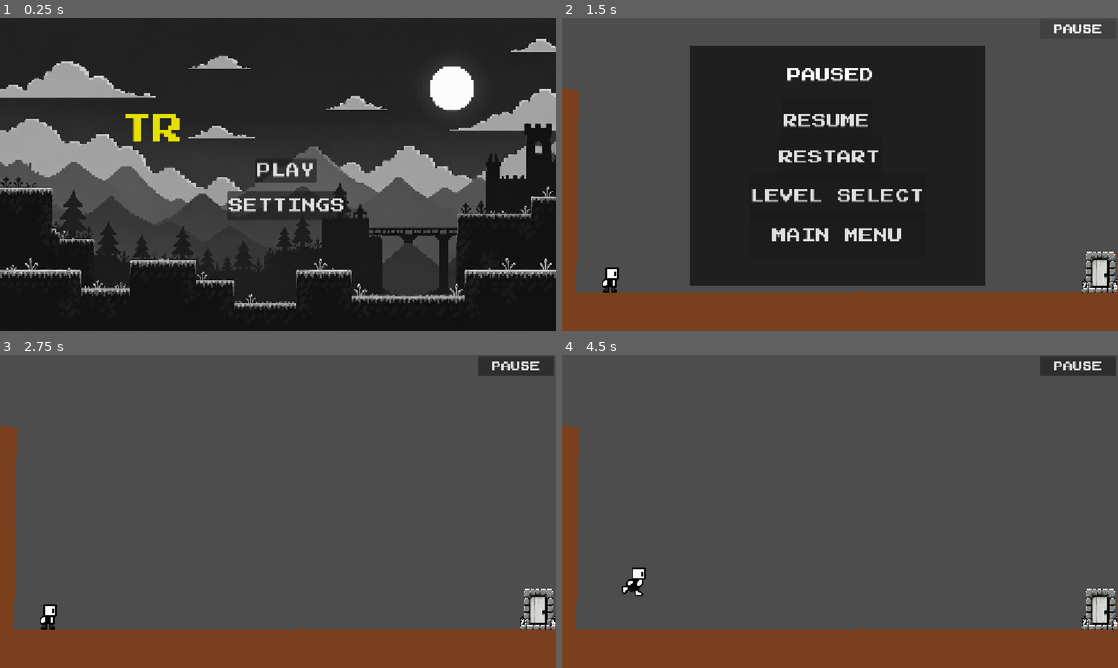
Above: before the commit, frames 1-4 (two rows, left to right).
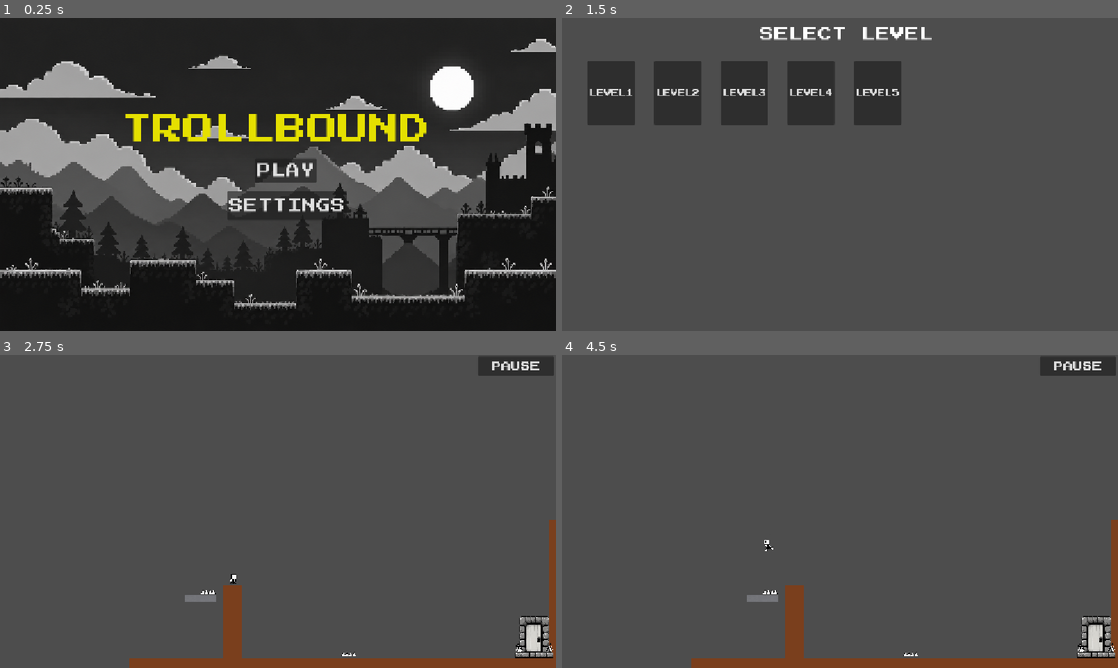
Above: after the commit, the same moments.

Repository: akshaykpillai369-max/trollbound
Game: Godot game, scene res://scenes/main_menu.tscn
The game is run twice, just before and just after one commit, with the same random seed, the same clock (stepped at 60 frames per second) and the same inputs.
Inputs (mouse positions are in pixels of both pictures, inside the frame that each line leads up to):
- Up to frame 1 (0.25 s): no input
- Up to frame 2 (1.5 s): click "PLAY" at 0.5 s; click (1079, 30) at 1.25 s, where only the run before the commit has a clickable "PAUSE"
- Up to frame 3 (2.75 s): click (266, 458) at 2 s, where only the run before the commit has a clickable "RESUME"
- Up to frame 4 (4.5 s): click "PAUSE" at 2.75 s; click "RESUME" at 3.5 s; tap Enter (ui_accept) at 4.25, 4.35 s; move the mouse to (962, 495) at 4.27 s; hold Right (ui_right) from 4.28 s (still down); click (962, 495) at 4.42 s

The runs differ from the first frame. In frame 1, 2.1% of the frame differs, in the area x 32-77%, y 30-40%; in frame 2, 54%, in the area x 0-100%, y 2-100%; in frame 3, 13%; in frame 4, 13%.
Error before the commit: Invalid access to property or key 'level_music_enabled' on a base object of type 'Nil'. (res://scripts/level_1.gd:6)
Error after the commit: Invalid call. Nonexistent function 'load_progress' in base 'Nil'. (res://scripts/main_menu.gd:11)

Commit message:
added level 5 and some fixes

Diff:
--- /dev/null
+++ b/levels/level5.tscn
@@ -0,0 +1,131 @@
+[gd_scene format=3 uid="uid://1qheevvqfvg"]
+
+[ext_resource type="Script" uid="uid://ddmotjrm78dbx" path="res://scripts/level_5.gd" id="1_s216a"]
+[ext_resource type="PackedScene" uid="uid://b8cuttrr7owoe" path="res://scenes/ground.tscn" id="2_hydfx"]
+[ext_resource type="PackedScene" uid="uid://c32sv2neaa3e4" path="res://scenes/player.tscn" id="3_s216a"]
+[ext_resource type="PackedScene" uid="uid://b1lcd3casttwu" path="res://scenes/spike.tscn" id="4_s216a"]
+[ext_resource type="PackedScene" uid="uid://c0hegemm1vd4b" path="res://scenes/exit.tscn" id="5_bufqw"]
+[ext_resource type="PackedScene" uid="uid://gpqdputycit2" path="res://scenes/death_screen.tscn" id="6_vp6pq"]
+[ext_resource type="PackedScene" uid="uid://d24ggyj8i4k2e" path="res://scenes/winner_screen.tscn" id="7_66nwl"]
+[ext_resource type="PackedScene" uid="uid://djmbhmvqa6m5" path="res://scenes/pause_menu.tscn" id="8_t5gjd"]
+[ext_resource type="FontFile" uid="uid://dvrkigp4rd1xo" path="res://assets/fonts/PressStart2P-Regular.ttf" id="9_1oekh"]
+[ext_resource type="AudioStream" uid="uid://b6n2wnkwb30lc" path="res://assets/sounds/overworld_theme.ogg" id="10_66nwl"]
+
+[sub_resource type="RectangleShape2D" id="RectangleShape2D_unhky"]
+size = Vector2(59.50377, 86.00503)
+
+[sub_resource type="RectangleShape2D" id="RectangleShape2D_8h2m0"]
+size = Vector2(77.6116, 193.97)
+
+[sub_resource type="RectangleShape2D" id="RectangleShape2D_n7nmp"]
+size = Vector2(161, 196.5)
+
+[node name="level5" type="Node2D" unique_id=475357153]
+script = ExtResource("1_s216a")
+
+[node name="Ground" parent="." unique_id=1210730134 instance=ExtResource("2_hydfx")]
+position = Vector2(-986, -324)
+scale = Vector2(2.7, 2.7)
+
+[node name="TopGround" parent="." unique_id=1518210518 instance=ExtResource("2_hydfx")]
+position = Vector2(-1003, -1012)
+scale = Vector2(2.7, 2.7)
+
+[node name="LeftSideGround" parent="." unique_id=42118554 instance=ExtResource("2_hydfx")]
+position = Vector2(731, -810.00006)
+rotation = 1.569051
+scale = Vector2(2, 2)
+
+[node name="RightSideGround" parent="." unique_id=1518009497 instance=ExtResource("2_hydfx")]
+position = Vector2(1881.0001, -827.9999)
+rotation = 1.569051
+scale = Vector2(2, 2)
+
+[node name="Player" parent="." unique_id=694940250 instance=ExtResource("3_s216a")]
+position = Vector2(-189, 143)
+scale = Vector2(2, 2)
+
+[node name="Spike" parent="." unique_id=1951884892 instance=ExtResource("4_s216a")]
+position = Vector2(160, 602)
+
+[node name="CeilingSpike" parent="." unique_id=1708917289 instance=ExtResource("4_s216a")]
+visible = false
+position = Vector2(867.99994, 28.999998)
+rotation = -3.1398473
+scale = Vector2(2, 2)
+
+[node name="SpikeShowTrigger" type="Area2D" parent="CeilingSpike" unique_id=2004675678]
+position = Vector2(156.9064, -53.773983)
+scale = Vector2(0.50000006, 0.50000006)
+
+[node name="CollisionShape2D" type="CollisionShape2D" parent="CeilingSpike/SpikeShowTrigger" unique_id=588031748]
+position = Vector2(167.34521, -386.27502)
+scale = Vector2(1.0000012, 1.0000012)
+shape = SubResource("RectangleShape2D_unhky")
+
+[node name="SpikeShowTrigger2" type="Area2D" parent="CeilingSpike" unique_id=1480839280]
+position = Vector2(156.9064, -53.773983)
+scale = Vector2(0.50000006, 0.50000006)
+
+[node name="CollisionShape2D" type="CollisionShape2D" parent="CeilingSpike/SpikeShowTrigger2" unique_id=292018626]
+position = Vector2(196.87378, 108.68836)
+scale = Vector2(1.0000012, 1.0000012)
+shape = SubResource("RectangleShape2D_unhky")
+
+[node name="ChasingSpike" parent="." unique_id=1085917624 instance=ExtResource("4_s216a")]
+visible = false
+position = Vector2(520, 24.999998)
+rotation = -3.1398473
+scale = Vector2(2, 2)
+monitoring = false
+
+[node name="Area2D" type="Area2D" parent="." unique_id=1960175813]
+position = Vector2(210.99997, 517)
+rotation = -3.1398473
+scale = Vector2(1.0000005, 1.0000005)
+
+[node name="JumpSpeedIncreseCollision" type="CollisionShape2D" parent="Area2D" unique_id=935342321]
+position = Vector2(-30.999968, 0.0541046)
+scale = Vector2(0.9999998, 0.9999998)
+shape = SubResource("RectangleShape2D_8h2m0")
+
+[node name="Exit" parent="." unique_id=161210779 instance=ExtResource("5_bufqw")]
+position = Vector2(1182.0001, 346.99997)
+rotation = 3.1398473
+
+[node name="UI" type="CanvasLayer" parent="." unique_id=198946355]
+
+[node name="DeathScreen" parent="UI" unique_id=621254565 instance=ExtResource("6_vp6pq")]
+
+[node name="WinnerScreen" parent="UI" unique_id=162556210 instance=ExtResource("7_66nwl")]
+
+[node name="PauseMenu" parent="UI" unique_id=431796501 instance=ExtResource("8_t5gjd")]
+process_mode = 2
+visible = false
+position = Vector2(30, -7)
+
+[node name="PauseButton" type="Button" parent="UI" unique_id=1343418771]
+offset_left = 990.0
+offset_top = 3.0
+offset_right = 1148.0
+offset_bottom = 43.0
+theme_override_fonts/font = ExtResource("9_1oekh")
+theme_override_font_sizes/font_size = 20
+text = "PAUSE"
+
+[node name="DoorMoveTrigger" type="Area2D" parent="." unique_id=1659642548]
+
+[node name="CollisionShape2D" type="CollisionShape2D" parent="DoorMoveTrigger" unique_id=1867199498]
+position = Vector2(620.5, 94.75)
+shape = SubResource("RectangleShape2D_n7nmp")
+
+[node name="LevelMusic" type="AudioStreamPlayer2D" parent="." unique_id=1578812075]
+stream = ExtResource("10_66nwl")
+
+[connection signal="body_entered" from="CeilingSpike/SpikeShowTrigger" to="." method="_on_spike_show_trigger_body_entered"]
+[connection signal="body_entered" from="CeilingSpike/SpikeShowTrigger2" to="." method="_on_spike_show_trigger_body_entered"]
+[connection signal="body_entered" from="Area2D" to="." method="_on_area_2d_body_entered"]
+[connection signal="pressed" from="UI/PauseButton" to="." method="_on_pause_button_pressed"]
+[connection signal="body_entered" from="DoorMoveTrigger" to="." method="_on_door_move_trigger_body_entered"]
+
+[editable path="UI/WinnerScreen"]
--- a/levels/level_select.tscn
+++ b/levels/level_select.tscn
@@ -2,6 +2,7 @@
 
 [ext_resource type="FontFile" uid="uid://dvrkigp4rd1xo" path="res://assets/fonts/PressStart2P-Regular.ttf" id="1_mk87e"]
 [ext_resource type="Script" uid="uid://djy7jb30ne7e0" path="res://scripts/level_select.gd" id="1_ygvyp"]
+[ext_resource type="AudioStream" uid="uid://cf6c168f6tf5l" path="res://assets/sounds/unknown_planet.mp3" id="3_f7cvi"]
 
 [node name="LevelSelect" type="Node2D" unique_id=1038694459]
 script = ExtResource("1_ygvyp")
@@ -52,9 +53,12 @@
 layout_mode = 2
 theme_override_fonts/font = ExtResource("1_mk87e")
 theme_override_font_sizes/font_size = 15
-disabled = true
 text = "LEVEL5
 "
+
+[node name="MenuMusic" type="AudioStreamPlayer2D" parent="." unique_id=874871962]
+stream = ExtResource("3_f7cvi")
+autoplay = true
 
 [connection signal="pressed" from="LevelButtons/Level1Button" to="." method="_on_level_1_button_pressed"]
 [connection signal="pressed" from="LevelButtons/Level2Button" to="." method="_on_level_2_button_pressed"]
--- a/scenes/death_screen.tscn
+++ b/scenes/death_screen.tscn
@@ -16,10 +16,10 @@
 anchors_preset = 15
 anchor_right = 1.0
 anchor_bottom = 1.0
-offset_left = 290.0
-offset_top = 160.0
-offset_right = 852.0
-offset_bottom = 454.0
+offset_left = 295.0
+offset_top = 159.0
+offset_right = 857.0
+offset_bottom = 453.0
 grow_horizontal = 2
 grow_vertical = 2
 color = Color(0.06666667, 0.06666667, 0.06666667, 1)
@@ -27,21 +27,32 @@
 [node name="DeathMessage" type="Label" parent="." unique_id=26335141]
 layout_mode = 0
 offset_left = 438.0
-offset_top = 243.0
+offset_top = 213.0
 offset_right = 718.0
-offset_bottom = 297.0
+offset_bottom = 267.0
 theme_override_fonts/font = ExtResource("1_uyutr")
 theme_override_font_sizes/font_size = 35
 text = "YOU DIED"
 
 [node name="RetryButton" type="Button" parent="." unique_id=482727039]
 layout_mode = 0
-offset_left = 527.0
-offset_top = 312.0
-offset_right = 641.0
-offset_bottom = 373.0
+offset_left = 511.0
+offset_top = 281.0
+offset_right = 644.0
+offset_bottom = 342.0
 theme_override_fonts/font = ExtResource("1_uyutr")
 theme_override_font_sizes/font_size = 25
 text = "RETRY"
 
+[node name="MainMenuButton" type="Button" parent="." unique_id=859446864]
+layout_mode = 0
+offset_left = 432.0
+offset_top = 353.0
+offset_right = 710.0
+offset_bottom = 397.0
+theme_override_fonts/font = ExtResource("1_uyutr")
+theme_override_font_sizes/font_size = 25
+text = "MAIN MENU"
+
 [connection signal="pressed" from="RetryButton" to="." method="_on_retry_button_pressed"]
+[connection signal="pressed" from="MainMenuButton" to="." method="_on_main_menu_button_pressed"]
--- a/scenes/hovering-ground.tscn
+++ b/scenes/hovering-ground.tscn
@@ -1,15 +1,19 @@
 [gd_scene format=3 uid="uid://b6l7f3nf7lo3l"]
 
+[ext_resource type="Texture2D" uid="uid://cjyhvyc4w3rg4" path="res://assets/hovering_ground_sheet.png" id="1_8fkp2"]
+
 [sub_resource type="RectangleShape2D" id="RectangleShape2D_fu7sn"]
-size = Vector2(176, 40)
+size = Vector2(130, 60)
 
 [node name="small-ground" type="StaticBody2D" unique_id=1277270547]
 
 [node name="CollisionShape2D" type="CollisionShape2D" parent="." unique_id=835814701]
-position = Vector2(498, 329)
+position = Vector2(501, 350)
 shape = SubResource("RectangleShape2D_fu7sn")
 
 [node name="Sprite2D" type="Sprite2D" parent="." unique_id=1217801825]
-position = Vector2(504, 348)
+position = Vector2(501.59998, 349)
+scale = Vector2(0.7037737, 0.7)
+texture = ExtResource("1_8fkp2")
 region_enabled = true
-region_rect = Rect2(461.2, 124.600006, 219.60004, 106.2)
+region_rect = Rect2(461.2, 124.600006, 212.49982, 106.2)
--- /dev/null
+++ b/scenes/hoveringspike-ground.tscn
@@ -0,0 +1,18 @@
+[gd_scene format=3 uid="uid://0mws8cp2qu1i"]
+
+[ext_resource type="Texture2D" uid="uid://cjyhvyc4w3rg4" path="res://assets/hovering_ground_sheet.png" id="1_g0380"]
+
+[sub_resource type="RectangleShape2D" id="RectangleShape2D_n7nmp"]
+size = Vector2(198, 153)
+
+[node name="HoveringSpike" type="StaticBody2D" unique_id=364524241]
+
+[node name="CollisionShape2D" type="CollisionShape2D" parent="." unique_id=1685349183]
+position = Vector2(527, 283)
+shape = SubResource("RectangleShape2D_n7nmp")
+
+[node name="Sprite2D" type="Sprite2D" parent="." unique_id=1162334746]
+position = Vector2(535, 281)
+texture = ExtResource("1_g0380")
+region_enabled = true
+region_rect = Rect2(471.1998, 510.99988, 197.1, 159.30005)
--- a/scenes/pause_menu.tscn
+++ b/scenes/pause_menu.tscn
@@ -10,64 +10,53 @@
 script = ExtResource("1_myx47")
 
 [node name="PausePanel" type="Panel" parent="." unique_id=1554199510]
-offset_left = 236.0
-offset_top = 64.0
-offset_right = 846.0
-offset_bottom = 561.0
+offset_left = 266.0
+offset_top = 157.0
+offset_right = 876.0
+offset_bottom = 546.0
 theme_override_styles/panel = SubResource("StyleBoxFlat_n7nmp")
 
 [node name="PauseTitle" type="Label" parent="PausePanel" unique_id=250579310]
 layout_mode = 0
-offset_left = 201.0
-offset_top = 46.0
-offset_right = 381.0
-offset_bottom = 76.0
+offset_left = 195.0
+offset_top = 29.0
+offset_right = 375.0
+offset_bottom = 59.0
 theme_override_fonts/font = ExtResource("2_kukqi")
 theme_override_font_sizes/font_size = 30
 text = "PAUSED"
 
-[node name="ResumeButton" type="Button" parent="PausePanel" unique_id=434799809]
+[node name="ResumeButton" type="Button" parent="PausePanel" unique_id=1907598711]
 layout_mode = 0
-offset_left = 189.0
-offset_top = 110.0
-offset_right = 377.0
-offset_bottom = 202.0
+offset_left = 201.0
+offset_top = 142.0
+offset_right = 359.0
+offset_bottom = 175.0
 theme_override_fonts/font = ExtResource("2_kukqi")
-theme_override_font_sizes/font_size = 30
+theme_override_font_sizes/font_size = 25
 text = "RESUME"
 
-[node name="RestartButton2" type="Button" parent="PausePanel" unique_id=930886769]
+[node name="RestartButton" type="Button" parent="PausePanel" unique_id=1662325275]
 layout_mode = 0
-offset_left = 180.0
-offset_top = 185.0
-offset_right = 398.0
-offset_bottom = 277.0
+offset_left = 195.0
+offset_top = 203.0
+offset_right = 378.0
+offset_bottom = 236.0
 theme_override_fonts/font = ExtResource("2_kukqi")
-theme_override_font_sizes/font_size = 30
-text = "RESTART"
-
-[node name="LevelSelectButton3" type="Button" parent="PausePanel" unique_id=1204927667]
-layout_mode = 0
-offset_left = 121.0
-offset_top = 265.0
-offset_right = 489.0
-offset_bottom = 357.0
-theme_override_fonts/font = ExtResource("2_kukqi")
-theme_override_font_sizes/font_size = 30
-text = "LEVEL SELECT"
-
-[node name="MainMenuButton4" type="Button" parent="PausePanel" unique_id=696445831]
-layout_mode = 0
-offset_left = 121.0
-offset_top = 347.0
-offset_right = 489.0
-offset_bottom = 439.0
-theme_override_fonts/font = ExtResource("2_kukqi")
-theme_override_font_sizes/font_size = 30
-text = "MAIN MENU
+theme_override_font_sizes/font_size = 25
+text = "RESTART
 "
 
+[node name="MainMenuButton" type="Button" parent="PausePanel" unique_id=1121128930]
+layout_mode = 0
+offset_left = 163.0
+offset_top = 270.0
+offset_right = 396.0
+offset_bottom = 303.0
+theme_override_fonts/font = ExtResource("2_kukqi")
+theme_override_font_sizes/font_size = 25
+text = "MAIN MENU"
+
 [connection signal="pressed" from="PausePanel/ResumeButton" to="." method="_on_resume_button_pressed"]
-[connection signal="pressed" from="PausePanel/RestartButton2" to="." method="_on_restart_button_2_pressed"]
-[connection signal="pressed" from="PausePanel/LevelSelectButton3" to="." method="_on_level_select_button_3_pressed"]
-[connection signal="pressed" from="PausePanel/MainMenuButton4" to="." method="_on_main_menu_button_4_pressed"]
+[connection signal="pressed" from="PausePanel/RestartButton" to="." method="_on_restart_button_pressed"]
+[connection signal="pressed" from="PausePanel/MainMenuButton" to="." method="_on_main_menu_button_pressed"]
--- a/scenes/winner_screen.tscn
+++ b/scenes/winner_screen.tscn
@@ -4,6 +4,7 @@
 [ext_resource type="FontFile" uid="uid://dvrkigp4rd1xo" path="res://assets/fonts/PressStart2P-Regular.ttf" id="1_mm6lb"]
 
 [node name="WinnerScreen" type="Control" unique_id=162556210]
+process_mode = 2
 visible = false
 layout_mode = 3
 anchors_preset = 0
@@ -26,20 +27,32 @@
 
 [node name="WinMessage" type="Label" parent="." unique_id=562922444]
 layout_mode = 0
-offset_left = 347.0
-offset_top = 251.0
-offset_right = 872.0
-offset_bottom = 305.0
+offset_left = 332.0
+offset_top = 205.0
+offset_right = 857.0
+offset_bottom = 259.0
 theme_override_fonts/font = ExtResource("1_mm6lb")
 theme_override_font_sizes/font_size = 35
 text = "LEVEL COMPLETE!"
 
 [node name="NextButton" type="Button" parent="." unique_id=287560364]
 layout_mode = 0
-offset_left = 477.0
-offset_top = 312.0
-offset_right = 735.0
+offset_left = 451.0
+offset_top = 261.0
+offset_right = 709.0
+offset_bottom = 322.0
+theme_override_fonts/font = ExtResource("1_mm6lb")
+theme_override_font_sizes/font_size = 25
+text = "NEXT LEVEL"
+
+[node name="MainMenuButton" type="Button" parent="." unique_id=1574550545]
+layout_mode = 0
+offset_left = 441.0
+offset_top = 329.0
+offset_right = 719.0
 offset_bottom = 373.0
 theme_override_fonts/font = ExtResource("1_mm6lb")
 theme_override_font_sizes/font_size = 25
-text = "NEXT LEVEL"
+text = "MAIN MENU"
+
+[connection signal="pressed" from="MainMenuButton" to="." method="_on_main_menu_button_pressed"]
--- a/scripts/death_screen.gd
+++ b/scripts/death_screen.gd
@@ -12,3 +12,7 @@
 
 func _on_retry_button_pressed() -> void:
 		get_tree().reload_current_scene()
+
+func _on_main_menu_button_pressed() -> void:
+	get_tree().paused = false
+	get_tree().change_scene_to_file("res://scenes/main_menu.tscn")
--- a/scripts/exit.gd
+++ b/scripts/exit.gd
@@ -15,4 +15,5 @@
 	if body.name == "Player":
 			$Door.play()
 			$DoorSound.play()
+			get_tree().paused = true
 			get_parent().show_win_screen()
--- a/scripts/level_1.gd
+++ b/scripts/level_1.gd
@@ -15,11 +15,14 @@
 	get_tree().reload_current_scene()
 
 func show_win_screen():
+	Settings.highest_unlocked_level = max(Settings.highest_unlocked_level, 2)
+	Settings.save_progress()
 	$Player.set_physics_process(false)
 	$UI/WinnerScreen.show()
 
 
 func _on_next_button_pressed() -> void:
+	get_tree().paused = false
 	get_tree().change_scene_to_file("res://levels/level2.tscn")
 
 
--- a/scripts/level_2.gd
+++ b/scripts/level_2.gd
@@ -31,10 +31,13 @@
 		$Exit.show()
 
 func show_win_screen():
+	Settings.highest_unlocked_level = max(Settings.highest_unlocked_level, 3)
+	Settings.save_progress()
 	$Player.set_physics_process(false)
 	$UI/WinnerScreen.show()
 
 func _on_next_button_pressed() -> void:
+	get_tree().paused = false
 	get_tree().change_scene_to_file("res://levels/level3.tscn")
 
 
--- a/scripts/level_3.gd
+++ b/scripts/level_3.gd
@@ -63,10 +63,13 @@
 		)
 
 func show_win_screen():
+	Settings.highest_unlocked_level = max(Settings.highest_unlocked_level, 4)
+	Settings.save_progress()
 	$Player.set_physics_process(false)
 	$UI/WinnerScreen.show()
 
 func _on_next_button_pressed() -> void:
+	get_tree().paused = false
 	get_tree().change_scene_to_file("res://levels/level4.tscn")
 
 
--- a/scripts/level_4.gd
+++ b/scripts/level_4.gd
@@ -25,6 +25,8 @@
 		)
 
 func show_win_screen():
+	Settings.highest_unlocked_level = max(Settings.highest_unlocked_level, 5)
+	Settings.save_progress()
 	$Player.set_physics_process(false)
 	$UI/WinnerScreen.show()
 
@@ -41,6 +43,7 @@
 			$Exit/Door.play()
 			$Exit/DoorSound.play()
 			await $Exit/Door.animation_finished
+			get_tree().paused = true
 			show_win_screen()
 
 
@@ -49,6 +52,7 @@
 		body.reverse_controls = false
 
 func _on_next_button_pressed() -> void:
+	get_tree().paused = false
 	get_tree().change_scene_to_file("res://levels/level5.tscn")
 
 
--- /dev/null
+++ b/scripts/level_5.gd
@@ -0,0 +1,61 @@
+extends Node2D
+
+var door_moved := false
+
+# Called when the node enters the scene tree for the first time.
+func _ready() -> void:
+	if Settings.level_music_enabled:
+		$LevelMusic.play()
+
+# Called every frame. 'delta' is the elapsed time since the previous frame.
+func _process(delta: float) -> void:
+	pass
+
+
+func _on_spike_show_trigger_body_entered(body: Node2D) -> void:
+	if body.name == "Player":
+		$CeilingSpike.show()
+
+
+func _on_area_2d_body_entered(body: Node2D) -> void:
+	if body.name == "Player":
+		body.current_jump_velocity = -2000.0
+
+func show_win_screen():
+	Settings.highest_unlocked_level = max(Settings.highest_unlocked_level, 6)
+	Settings.save_progress()
+	$Player.set_physics_process(false)
+	$UI/WinnerScreen.show()
+
+func _on_pause_button_pressed() -> void:
+	$UI/PauseMenu.show()
+	get_tree().paused = true
+
+func _on_next_button_pressed() -> void:
+	get_tree().paused = false
+	get_tree().change_scene_to_file("res://levels/level6.tscn")
+
+
+func _on_door_move_trigger_body_entered(body: Node2D) -> void:
+	if body.name == "Player" and not door_moved:
+			door_moved = true
+			body.ceiling_locked = true
+			body.current_speed = 100.0
+			$ChasingSpike.show()
+			$ChasingSpike.monitoring = true
+
+			var tween = create_tween()
+			tween.tween_property(
+				$Exit,
+				"position",
+				$Exit.position + Vector2(400, 0),
+				0.3
+			)
+
+			var spike_tween = create_tween()
+			spike_tween.tween_property(
+				$ChasingSpike,
+				"position:x",
+				$ChasingSpike.position.x + 1000,
+				5.0
+			)
--- a/scripts/level_select.gd
+++ b/scripts/level_select.gd
@@ -3,8 +3,12 @@
 
 # Called when the node enters the scene tree for the first time.
 func _ready() -> void:
-	pass # Replace with function body.
-
+	$LevelButtons/Level2Button.disabled = Settings.highest_unlocked_level < 2
+	$LevelButtons/Level3Button.disabled = Settings.highest_unlocked_level < 3
+	$LevelButtons/Level4Button.disabled = Settings.highest_unlocked_level < 4
+	$LevelButtons/Level5Button.disabled = Settings.highest_unlocked_level < 5
+	if Settings.main_menu_music_enabled:
+		$MenuMusic.playing
 
 # Called every frame. 'delta' is the elapsed time since the previous frame.
 func _process(delta: float) -> void:
--- a/scripts/main_menu.gd
+++ b/scripts/main_menu.gd
@@ -3,19 +3,19 @@
 # Called every frame. 'delta' is the elapsed time since the previous frame.
 func _process(delta: float) -> void:
 	pass
-
 const TIME_TO_DISPLAY_SECONDS: float = 1
 
 @onready var label = $Title
 
 func _ready() -> void:
+	Settings.load_progress()
 	label.visible_ratio = 0.0
 	var tween = create_tween().set_trans(Tween.TRANS_LINEAR)
 	tween.tween_property(label, "visible_ratio", 1.0, TIME_TO_DISPLAY_SECONDS)
 
 func _on_play_button_pressed() -> void:
 
-	get_tree().change_scene_to_file('res://levels/level1.tscn')
+	get_tree().change_scene_to_file('res://levels/level_select.tscn')
 
 
 
--- a/scripts/pause_menu.gd
+++ b/scripts/pause_menu.gd
@@ -11,21 +11,18 @@
 	pass
 
 
+
 func _on_resume_button_pressed() -> void:
 	hide()
 	get_tree().paused = false
 
 
-func _on_restart_button_2_pressed() -> void:
+func _on_restart_button_pressed() -> void:
 	get_tree().paused = false
 	get_tree().reload_current_scene()
 
 
-func _on_level_select_button_3_pressed() -> void:
-	get_tree().paused = false
-	get_tree().change_scene_to_file("res://levels/level_select.tscn")
 
-
-func _on_main_menu_button_4_pressed() -> void:
+func _on_main_menu_button_pressed() -> void:
 	get_tree().paused = false
 	get_tree().change_scene_to_file("res://scenes/main_menu.tscn")
--- a/scripts/player.gd
+++ b/scripts/player.gd
@@ -4,18 +4,34 @@
 const SPEED = 250.0
 var current_speed = SPEED
 const JUMP_VELOCITY = -400.0
+var current_jump_velocity = JUMP_VELOCITY
 @export var death_y = 382.0
 @export var reverse_controls := false
+var gravity_flipped := false
+var ceiling_locked := false
 
 
 func _physics_process(delta: float) -> void:
+	if gravity_flipped:
+		up_direction = Vector2.DOWN
+	else:
+		up_direction = Vector2.UP
 	# Add the gravity.
 	if not is_on_floor():
-		velocity += get_gravity() * delta
+		if gravity_flipped:
+			velocity.y = 0
+		else:
+			velocity += get_gravity() * delta
+	# Handle jump.
+	if Input.is_action_just_pressed("ui_accept") and is_on_floor() and not ceiling_locked:
+		if gravity_flipped:
+			gravity_flipped = false
+			up_direction = Vector2.UP
+			$AnimatedSprite2D.flip_v = false
+			velocity.y = abs(current_jump_velocity)
+		else:
+			velocity.y = current_jump_velocity
 
-	# Handle jump.
-	if Input.is_action_just_pressed("ui_accept") and is_on_floor():
-		velocity.y = JUMP_VELOCITY
 		$JumpSound.play()
 
 	# Get the input direction and handle the movement/deceleration.
@@ -34,6 +50,12 @@
 		$AnimatedSprite2D.play("idle")
 		$RunSound.stop()
 	move_and_slide()
+
+	if not gravity_flipped and is_on_ceiling():
+		gravity_flipped = true
+		velocity.y = 0
+		$AnimatedSprite2D.flip_v = true
+
 	if position.y > death_y:
 		die()
 
--- a/scripts/settings.gd
+++ b/scripts/settings.gd
@@ -2,3 +2,13 @@
 
 var main_menu_music_enabled := true
 var level_music_enabled := true
+var highest_unlocked_level := 1
+
+func save_progress():
+	var file = FileAccess.open("user://savegame.save", FileAccess.WRITE)
+	file.store_32(highest_unlocked_level)
+
+func load_progress():
+	if FileAccess.file_exists("user://savegame.save"):
+		var file = FileAccess.open("user://savegame.save", FileAccess.READ)
+		highest_unlocked_level = file.get_32()
--- a/scripts/winner_screen.gd
+++ b/scripts/winner_screen.gd
@@ -9,3 +9,7 @@
 # Called every frame. 'delta' is the elapsed time since the previous frame.
 func _process(delta: float) -> void:
 	pass
+
+func _on_main_menu_button_pressed() -> void:
+	get_tree().paused = false
+	get_tree().change_scene_to_file("res://scenes/main_menu.tscn")
